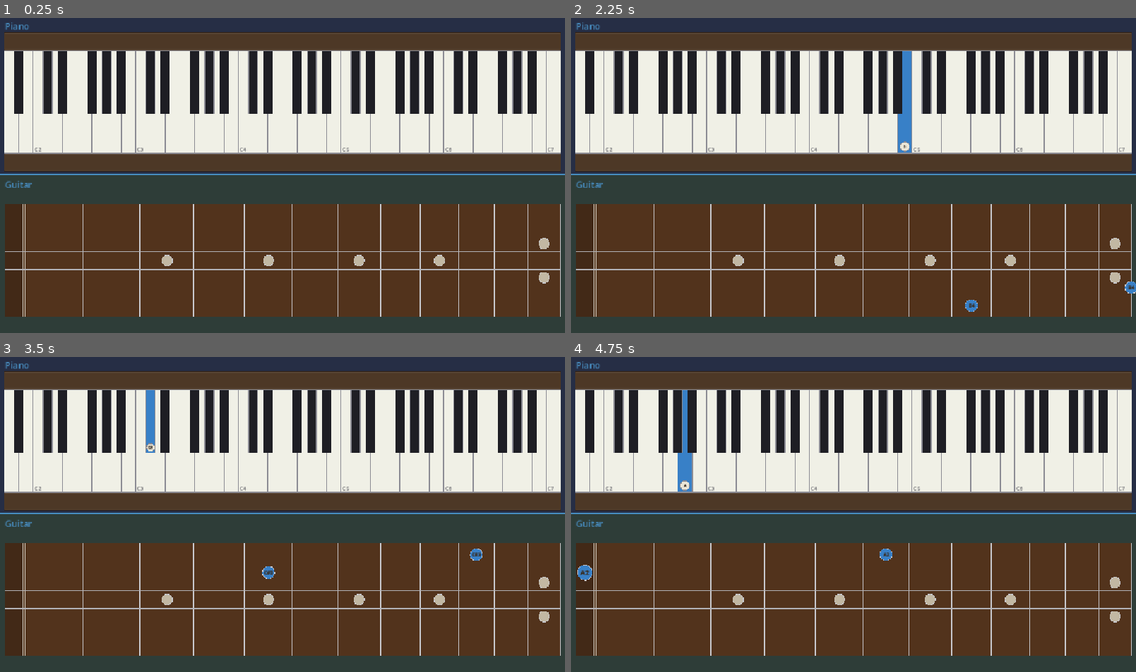
Above: before the commit, frames 1-4 (two rows, left to right).
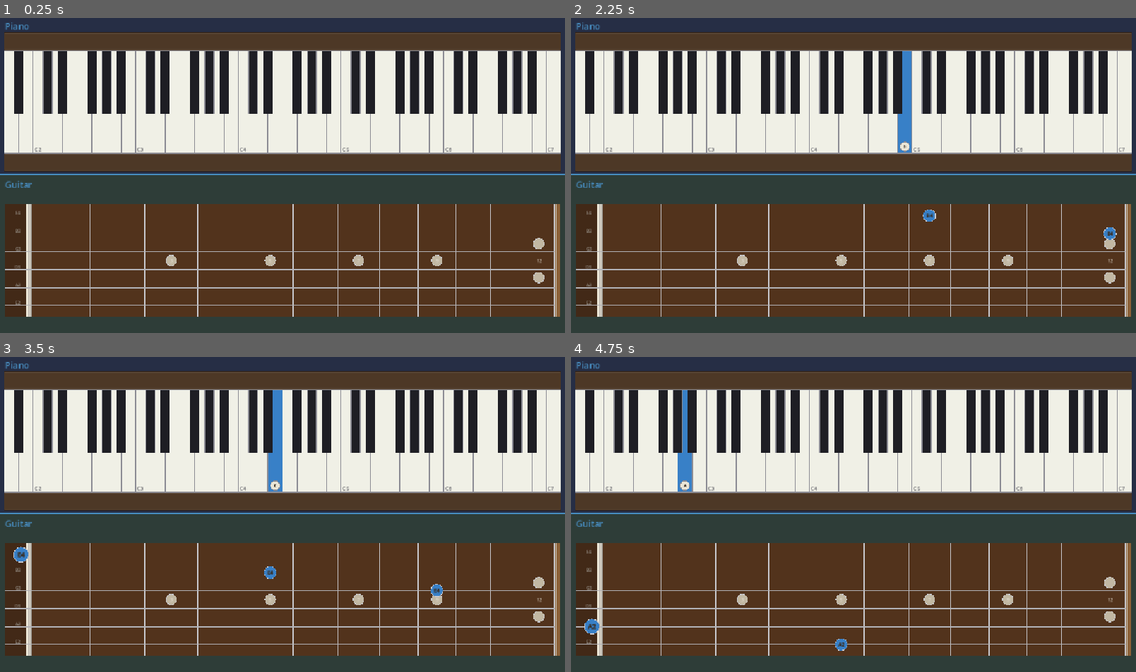
Above: after the commit, the same moments.

Repository: bitflipper42/Instrument
Game: Godot game, scene res://main.tscn
Two runs of this game, one before a commit and one after it. Both use one fixed random seed, a clock stepped at 60 frames per second and the inputs below.
Inputs (mouse positions are in pixels of both pictures, inside the frame that each line leads up to):
- Up to frame 1 (0.25 s): no input
- Up to frame 2 (2.25 s): tap Enter at 0.5, 2 s; move the mouse to (977, 159) at 0.52 s; click (977, 159) at 0.67 s; tap Space at 1.25 s; move the mouse to (740, 191) at 1.27 s; click (740, 191) at 1.42 s; move the mouse to (910, 106) at 2.02 s; click (910, 106) at 2.17 s
- Up to frame 3 (3.5 s): tap Space at 2.75 s; move the mouse to (254, 577) at 2.77 s; click (254, 577) at 2.92 s
- Up to frame 4 (4.75 s): tap Enter at 3.5 s; move the mouse to (1023, 561) at 3.52 s; click (1023, 561) at 3.67 s; tap Space at 4.25 s; move the mouse to (684, 467) at 4.27 s; click (684, 467) at 4.42 s

The runs differ from the first frame. In frame 1, 3.1% of the frame differs, in the area x 0-100%, y 59-95%; in frame 2, 3.3%; in frame 3, 4.2%, in the area x 0-100%, y 10-95%; in frame 4, 3.3%.

Commit message:
Improve guitar neck visuals, hit-testing, and fret markers.
Co-authored-by: Cursor <cursoragent@cursor.com>

Diff:
--- a/guitar_instrument.gd
+++ b/guitar_instrument.gd
@@ -1,8 +1,8 @@
 class_name GuitarInstrument
 extends BasicInstrument
 
-## Horizontal 12-fret guitar neck derived from BasicInstrument. Nut on the left,
-## frets run vertically left-to-right, strings run horizontally.
+## Neck runs left → right (nut at min X, bridge at max X). Strings are horizontal;
+## high E (index 5) at top, low E (index 0) at bottom.
 
 const FRET_COUNT := 12
 const STRING_COUNT := 6
@@ -16,20 +16,27 @@
 @export var string_color: Color = Color(0.70, 0.70, 0.72)
 @export var marker_color: Color = Color(0.76, 0.72, 0.64)
 @export var marker_text_color: Color = Color(0.22, 0.18, 0.14)
+@export var fret_marker_text_color: Color = Color(0.92, 0.90, 0.86, 0.72)
 @export var active_marker_color: Color = Color(0.22, 0.50, 0.78)
 @export var edge_line_color: Color = Color(0.88, 0.86, 0.82)
+@export var nut_color: Color = Color(0.92, 0.90, 0.84)
+@export var bridge_color: Color = Color(0.55, 0.38, 0.22)
+@export var label_color: Color = Color(0.55, 0.52, 0.48)
 
 const TITLE_HEIGHT := 28.0
 const BOARD_PADDING := Vector2(10.0, 8.0)
 const MARKER_ZONE_PADDING := 6.0
+## Per-string line width (index 0 = low E … 5 = high E); bass strings are thicker.
+const STRING_WIDTHS: PackedFloat32Array = [2.2, 1.9, 1.6, 1.4, 1.2, 1.0]
 
 var _board_rect := Rect2()
 var _open_zone_rect := Rect2()
+var _nut_rect := Rect2()
+var _bridge_rect := Rect2()
 var _fret_x: Array[float] = []
 var _string_y: Array[float] = []
 var _fret_cells: Array[Dictionary] = []
 var _bold_marker_font: FontVariation
-var _show_open_markers := false
 
 
 func _ready() -> void:
@@ -54,20 +61,6 @@
 	var note := _note_at(local_pos)
 	if note != "":
 		play_note(note)
-
-
-func emit_note(note: String) -> bool:
-	var ok := super.emit_note(note)
-	if ok:
-		_show_open_markers = false
-	return ok
-
-
-func receive_note(note: String) -> bool:
-	var ok := super.receive_note(note)
-	if ok:
-		_show_open_markers = true
-	return ok
 
 
 func _draw() -> void:
@@ -105,25 +98,33 @@
 	if body.size.x <= 0.0 or body.size.y <= 0.0:
 		_board_rect = Rect2()
 		_open_zone_rect = Rect2()
+		_nut_rect = Rect2()
+		_bridge_rect = Rect2()
 		return
 
 	var neck_height := body.size.y * 0.82
 	var neck_top := body.position.y + (body.size.y - neck_height) * 0.5
 	_board_rect = Rect2(body.position.x, neck_top, body.size.x, neck_height)
 
-	for i in STRING_COUNT:
-		var y := lerpf(
-			_board_rect.position.y + _board_rect.size.y * 0.10,
-			_board_rect.position.y + _board_rect.size.y * 0.90,
-			float(i) / float(STRING_COUNT - 1))
-		_string_y.append(y)
+	var string_top := _board_rect.position.y + _board_rect.size.y * 0.10
+	var string_bottom := _board_rect.position.y + _board_rect.size.y * 0.90
+	for string_idx in STRING_COUNT:
+		# Index 5 = high E at top, index 0 = low E at bottom.
+		var t := float(string_idx) / float(STRING_COUNT - 1)
+		_string_y.append(lerpf(string_top, string_bottom, 1.0 - t))
 
 	var open_width := _open_zone_width()
 	_open_zone_rect = Rect2(_board_rect.position.x, _board_rect.position.y, open_width, _board_rect.size.y)
 
 	var nut_x := _board_rect.position.x + open_width
-	var span := _board_rect.size.x - open_width
+	var bridge_width := maxf(4.0, _board_rect.size.y * 0.05)
+	var bridge_x := _board_rect.position.x + _board_rect.size.x - bridge_width
+	_bridge_rect = Rect2(bridge_x, _board_rect.position.y, bridge_width, _board_rect.size.y)
+
+	var span := bridge_x - nut_x
 	var fret_span := 1.0 - pow(2.0, -float(FRET_COUNT) / 12.0)
+	var nut_width := maxf(3.0, _board_rect.size.y * 0.04)
+	_nut_rect = Rect2(nut_x - nut_width, _board_rect.position.y, nut_width, _board_rect.size.y)
 
 	_fret_x.append(nut_x)
 	for fret in range(1, FRET_COUNT + 1):
@@ -132,34 +133,37 @@
 
 	var string_gap := _string_spacing()
 	for string_idx in STRING_COUNT:
+		var cy := _string_y[string_idx]
 		var open_note := _note_for(string_idx, 0)
 		_fret_cells.append({
 			"fret": 0,
 			"string": string_idx,
 			"note": open_note,
 			"rect": Rect2(
-				Vector2(_open_zone_rect.position.x, _string_y[string_idx] - string_gap * 0.5),
+				Vector2(_open_zone_rect.position.x, cy - string_gap * 0.5),
 				Vector2(_open_zone_rect.size.x, string_gap)),
 		})
 
 	for fret in range(1, FRET_COUNT + 1):
-		var x0 := _fret_x[fret]
-		var x1 := _fret_x[fret + 1] if fret < FRET_COUNT else _board_rect.position.x + _board_rect.size.x
+		# Playable area lies between the previous wire (or nut) and this fret wire.
+		var x0 := _fret_x[fret - 1]
+		var x1 := _fret_x[fret]
 		for string_idx in STRING_COUNT:
+			var cy := _string_y[string_idx]
 			_fret_cells.append({
 				"fret": fret,
 				"string": string_idx,
 				"note": _note_for(string_idx, fret),
 				"rect": Rect2(
-					Vector2(x0, _string_y[string_idx] - string_gap * 0.5),
+					Vector2(x0, cy - string_gap * 0.5),
 					Vector2(x1 - x0, string_gap)),
 			})
 
 
 func _string_spacing() -> float:
 	if _string_y.size() < 2:
-		return _board_rect.size.y
-	return (_string_y[1] - _string_y[0])
+		return _board_rect.size.y * 0.8 / float(STRING_COUNT)
+	return absf(_string_y[1] - _string_y[0])
 
 
 func _marker_radius() -> float:
@@ -167,7 +171,7 @@
 
 
 func _open_zone_width() -> float:
-	return _marker_radius() * 2.0 + MARKER_ZONE_PADDING
+	return _marker_radius() * 2.4 + MARKER_ZONE_PADDING + 10.0
 
 
 func _draw_fretboard() -> void:
@@ -178,16 +182,8 @@
 	if _open_zone_rect.size.x > 0.0:
 		draw_rect(_open_zone_rect, open_zone_color, true)
 
-	var line_gap := maxf(2.0, _board_rect.size.y * 0.02)
-	var nut_x := _fret_x[0]
-	draw_line(
-		Vector2(nut_x, _board_rect.position.y),
-		Vector2(nut_x, _board_rect.position.y + _board_rect.size.y),
-		edge_line_color, 2.5)
-	draw_line(
-		Vector2(nut_x + line_gap, _board_rect.position.y),
-		Vector2(nut_x + line_gap, _board_rect.position.y + _board_rect.size.y),
-		edge_line_color, 2.5)
+	_draw_nut()
+	_draw_bridge()
 
 	for fret in range(1, FRET_COUNT + 1):
 		var x := _fret_x[fret]
@@ -196,29 +192,61 @@
 			Vector2(x, _board_rect.position.y + _board_rect.size.y),
 			fret_color, 2.0)
 
-	for y in _string_y:
-		draw_line(
-			Vector2(_open_zone_rect.position.x, y),
-			Vector2(_board_rect.position.x + _board_rect.size.x, y),
-			string_color, 1.0)
-
-	_draw_open_string_markers()
+	_draw_strings()
+	_draw_string_labels()
 	_draw_fret_markers()
 	_draw_active_cells()
 
 
-func _draw_open_string_markers() -> void:
-	if not _show_open_markers or _open_zone_rect.size.x <= 0.0:
-		return
-	var radius := _marker_radius()
+func _draw_nut() -> void:
+	if _nut_rect.size.x <= 0.0:
+		return
+	draw_rect(_nut_rect, nut_color, true)
+	draw_rect(_nut_rect, edge_line_color.darkened(0.25), false, 1.0)
+	var groove_x := _nut_rect.position.x + _nut_rect.size.x * 0.55
+	draw_line(
+		Vector2(groove_x, _board_rect.position.y),
+		Vector2(groove_x, _board_rect.position.y + _board_rect.size.y),
+		edge_line_color.darkened(0.15), 1.0)
+
+
+func _draw_bridge() -> void:
+	if _bridge_rect.size.x <= 0.0:
+		return
+	draw_rect(_bridge_rect, bridge_color, true)
+	draw_rect(_bridge_rect, edge_line_color.darkened(0.35), false, 1.0)
+	var saddle_x := _bridge_rect.position.x + _bridge_rect.size.x * 0.35
+	draw_line(
+		Vector2(saddle_x, _board_rect.position.y),
+		Vector2(saddle_x, _board_rect.position.y + _board_rect.size.y),
+		nut_color.darkened(0.12), 1.5)
+
+
+func _draw_strings() -> void:
+	var end_x := _bridge_rect.position.x if _bridge_rect.size.x > 0.0 else _board_rect.position.x + _board_rect.size.x
+	var start_x := _open_zone_rect.position.x
 	for string_idx in STRING_COUNT:
-		var note := _note_for(string_idx, 0)
-		if not _note_matches(note):
-			continue
-		var center := Vector2(
-			_open_zone_rect.position.x + _open_zone_rect.size.x * 0.5,
-			_string_y[string_idx])
-		_draw_note_marker(center, radius, note, true)
+		var y := _string_y[string_idx]
+		var width := STRING_WIDTHS[string_idx]
+		draw_line(Vector2(start_x, y), Vector2(end_x, y), string_color, width)
+
+
+func _draw_string_labels() -> void:
+	if _open_zone_rect.size.x <= 0.0:
+		return
+	var font := ThemeDB.fallback_font
+	var font_size := clampi(int(_string_spacing() * 0.38), 6, 10)
+	var padding := 2.0
+	var center_x := _open_zone_rect.position.x + _open_zone_rect.size.x * 0.5
+	var text_width := _open_zone_rect.size.x * 0.9
+	var min_baseline := _board_rect.position.y + font_size
+	for string_idx in STRING_COUNT:
+		var label := _note_for(string_idx, 0)
+		var string_y := _string_y[string_idx]
+		var baseline_y := maxf(string_y - padding, min_baseline)
+		draw_string(
+			font, Vector2(center_x - text_width * 0.5, baseline_y), label,
+			HORIZONTAL_ALIGNMENT_CENTER, text_width, font_size, label_color)
 
 
 func _draw_note_marker(center: Vector2, radius: float, note: String, highlighted: bool = false) -> void:
@@ -243,13 +271,32 @@
 
 func _draw_fret_markers() -> void:
 	var radius := minf(_board_rect.size.y * 0.06, _string_spacing() * 0.30)
+	var center_y := _board_rect.position.y + _board_rect.size.y * 0.5
 	for fret in DOT_FRETS:
-		_draw_marker_dot(_fret_center_x(fret), _board_rect.position.y + _board_rect.size.y * 0.5, radius)
+		_draw_fret_marker_with_label(_fret_center_x(fret), center_y, radius, str(fret))
 
 	var upper_y := _board_rect.position.y + _board_rect.size.y * 0.35
 	var lower_y := _board_rect.position.y + _board_rect.size.y * 0.65
-	_draw_marker_dot(_fret_center_x(12), upper_y, radius)
-	_draw_marker_dot(_fret_center_x(12), lower_y, radius)
+	var x12 := _fret_center_x(12)
+	_draw_marker_dot(x12, upper_y, radius)
+	_draw_marker_dot(x12, lower_y, radius)
+	_draw_fret_marker_label(x12, (upper_y + lower_y) * 0.5, radius, "12")
+
+
+func _draw_fret_marker_with_label(center_x: float, center_y: float, radius: float, label: String) -> void:
+	_draw_marker_dot(center_x, center_y, radius)
+	_draw_fret_marker_label(center_x, center_y, radius, label)
+
+
+func _draw_fret_marker_label(center_x: float, center_y: float, radius: float, label: String) -> void:
+	var font := ThemeDB.fallback_font
+	var font_size := clampi(int(radius * 1.1), 6, 10)
+	var ascent := font.get_ascent(font_size)
+	var descent := font.get_descent(font_size)
+	var baseline_y := center_y + (ascent - descent) * 0.5
+	draw_string(
+		font, Vector2(center_x - radius, baseline_y), label,
+		HORIZONTAL_ALIGNMENT_CENTER, radius * 2.0, font_size, fret_marker_text_color)
 
 
 func _draw_marker_dot(center_x: float, center_y: float, radius: float) -> void:
@@ -262,15 +309,24 @@
 
 
 func _draw_active_cells() -> void:
+	if current_note == "":
+		return
 	var spacing := _string_spacing()
-	var radius := minf(spacing * 0.38, _board_rect.size.y * 0.055)
+	var open_radius := _marker_radius()
+	var fret_radius := minf(spacing * 0.38, _board_rect.size.y * 0.055)
 	for cell in _fret_cells:
-		if cell["fret"] == 0:
-			continue
 		if not _note_matches(cell["note"]):
 			continue
 		var rect := cell["rect"] as Rect2
+		var fret_num: int = int(cell["fret"])
 		var center := rect.position + rect.size * 0.5
+		var is_open: bool = fret_num == 0
+		var radius: float = open_radius if is_open else fret_radius
+		if is_open:
+			center.x = _open_zone_rect.position.x + _open_zone_rect.size.x * 0.62
+		elif fret_num > 0:
+			center.x = _fret_center_x(fret_num)
+			center.y = _string_y[int(cell["string"])]
 		_draw_note_marker(center, radius, cell["note"], true)
 
 
Not shown, changed: README.md
